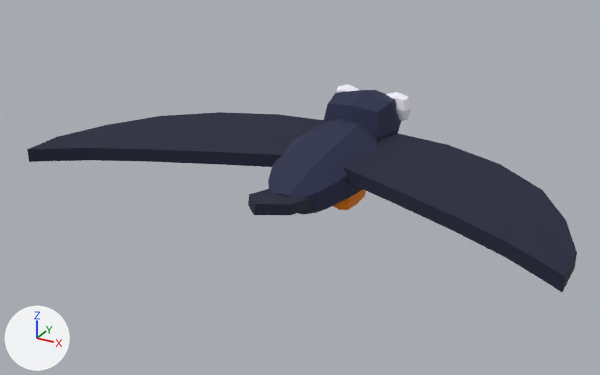
The glTF model kitten-survivors/assets/models/crow.glb: old version first, new version second.
One viewpoint serves both versions: a 50 mm lens placed at (0.627, -1.258, 0.774), pointed at (-0.036, -0.051, 0.171). Every picture has the same lights, and +X, +Y and +Z are marked at lower left. The older version comes first.

The first picture shows 'crowBody', 'wingLeft', 'wingRight'.
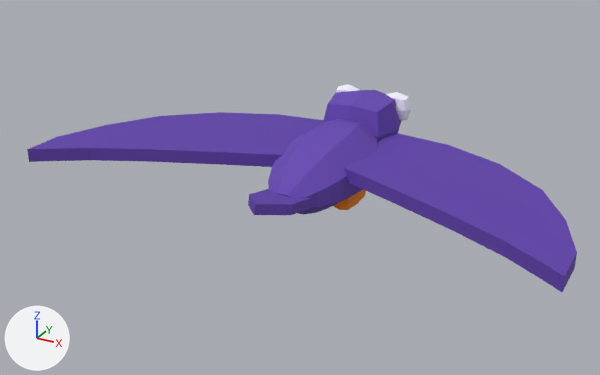
Pixel boxes [x1, y1, x2, y2] of what changed, in the pictures (600 x 375 px):
'wingRight', recoloured (dark blue to purple)
    both: [344, 133, 577, 292]
'wingLeft', recoloured (dark blue to purple)
    both: [27, 112, 323, 167]
'crowBody', recoloured (dark blue to purple)
    both: [248, 87, 408, 215]

What changed in the scene script:
```text
Change mat_crowbody:
    mat_crowbody.base_color: (0.0194, 0.0242, 0.0685) -> (0.136, 0.0612, 0.451)  # dark blue #262b4a -> purple #6746b3
Change mat_crowwing:
    mat_crowwing.base_color: (0.011, 0.0137, 0.0395) -> (0.117, 0.0497, 0.407)  # dark blue #1b1f38 -> purple #603fab
```
